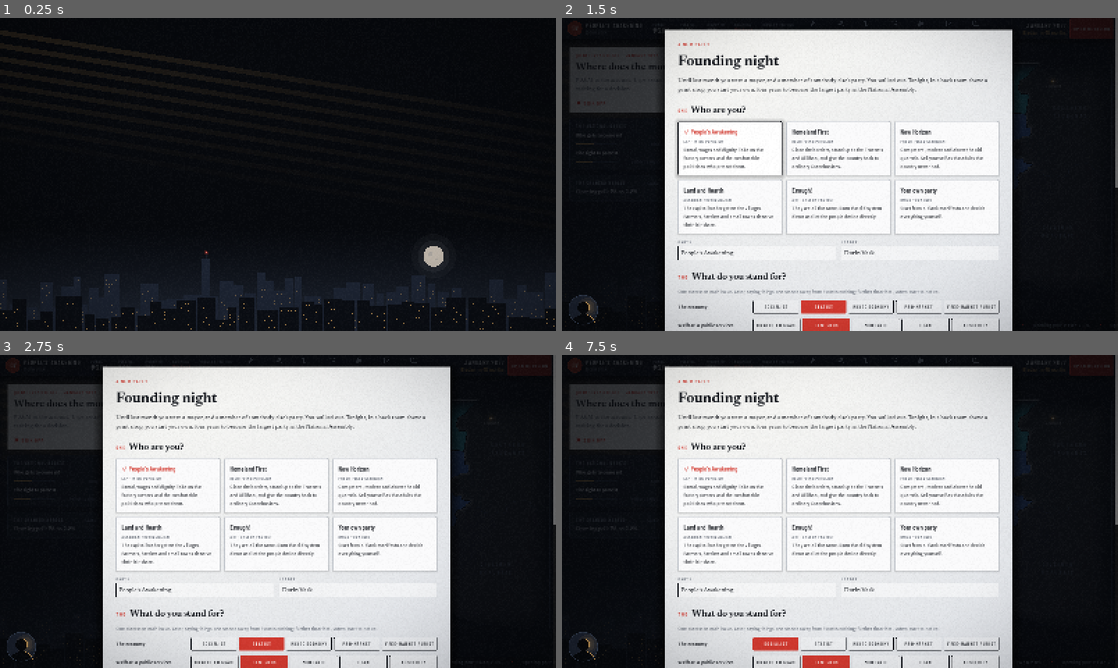
Above: before the commit, frames 1-4 (two rows, left to right).
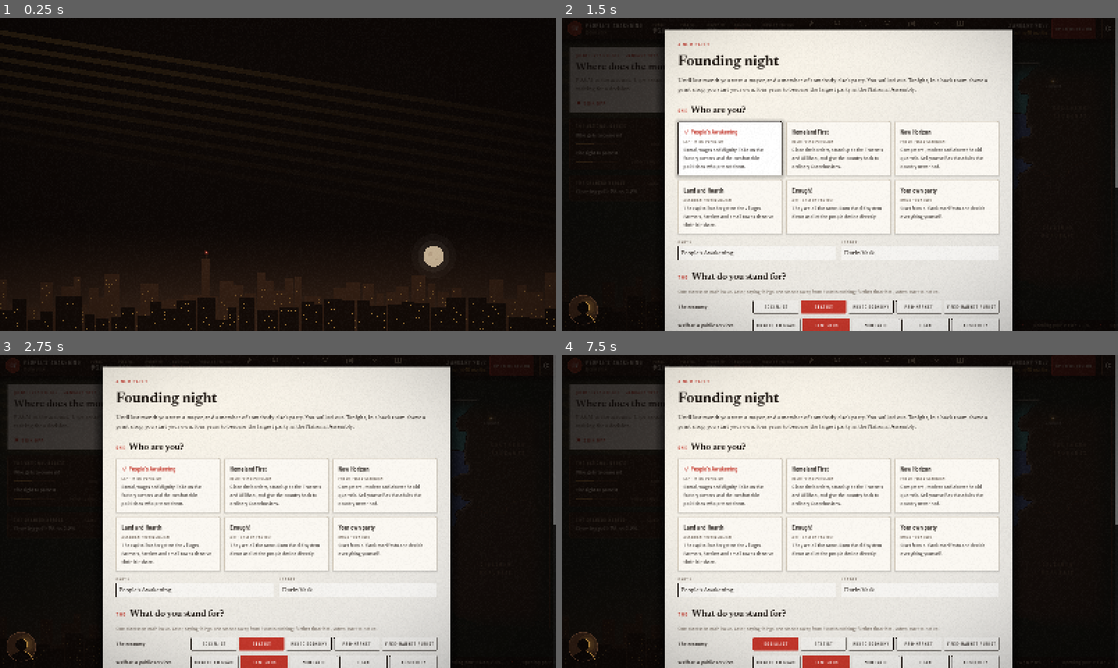
Above: after the commit, the same moments.

Repository: Hattakal/Cranebonistan
Game: Godot game, scene res://scenes/main.tscn
Two runs of this game, one before a commit and one after it. Both use one fixed random seed, a clock stepped at 60 frames per second and the inputs below.
Inputs (mouse positions are in pixels of both pictures, inside the frame that each line leads up to):
- Up to frame 1 (0.25 s): no input
- Up to frame 2 (1.5 s): click "DEBATES" at 0.5 s; tap Enter at 1.25 s; drag from (673, 183) to (895, 105) at 1.27 s
- Up to frame 3 (2.75 s): click "ELECTORATE" at 2 s
- Up to frame 4 (7.5 s): click "PLATFORM" at 2.75 s; click "COUNTRY" at 3.5 s; click "MEDIA" at 4.25 s; click "PARTIES" at 5 s; click "DIARY" at 5.75 s; click "OPEN DECISION" at 6.5 s; click "SOCIALIST" at 7.25 s

The runs differ from the first frame. In frame 1, 4.5% of the frame differs, in the area x 1-100%, y 75-100%; in frame 2, 0.2%; in frame 3, 0.2%; in frame 4, 0.2%.

Commit message:
Options menu, and the warm study scheme as the default
- A gear at the right of the top bar opens Options: colour scheme
  (study or night), text size, film grain, window or full screen,
  volume. Saved in user://settings.cfg (settings.gd). Changing the
  scheme or text size rebuilds the screen and reopens Options; the game
  carries on where it was.
- The study scheme (dark wood, bottle-green sea, warm white paper) is
  now the default; night stays as an option.
- The colour switch moved out of the cheat panel.

Co-Authored-By: Claude Opus 5.5 <noreply@anthropic.com>
Claude-Session: https://claude.ai/code/session_01A3BWf2zTWvenptguSw7Uxe

Diff:
--- /dev/null
+++ b/godot/assets/icons/settings.svg
@@ -0,0 +1,14 @@
+<svg
+  xmlns="http://www.w3.org/2000/svg"
+  width="48"
+  height="48"
+  viewBox="0 0 24 24"
+  fill="none"
+  stroke="#ffffff"
+  stroke-width="2"
+  stroke-linecap="round"
+  stroke-linejoin="round"
+>
+  <path d="M9.671 4.136a2.34 2.34 0 0 1 4.659 0 2.34 2.34 0 0 0 3.319 1.915 2.34 2.34 0 0 1 2.33 4.033 2.34 2.34 0 0 0 0 3.831 2.34 2.34 0 0 1-2.33 4.033 2.34 2.34 0 0 0-3.319 1.915 2.34 2.34 0 0 1-4.659 0 2.34 2.34 0 0 0-3.32-1.915 2.34 2.34 0 0 1-2.33-4.033 2.34 2.34 0 0 0 0-3.831A2.34 2.34 0 0 1 6.35 6.051a2.34 2.34 0 0 0 3.319-1.915" />
+  <circle cx="12" cy="12" r="3" />
+</svg>
--- a/godot/scripts/cheats.gd
+++ b/godot/scripts/cheats.gd
@@ -58,15 +58,6 @@
 	_status = Look.label("", "body", 12, Look.CREAM_DIM, true)
 	_status.custom_minimum_size.x = 380
 	_body.add_child(_status)
-	_head("Look (the whole colour scheme; the screen rebuilds)")
-	for pal in Look.PALETTES:
-		var b = Button.new()
-		b.text = ("● " if pal == Look.palette else "") + {"night": "Night: cold, steel", "study": "Study: warm, wood"}.get(pal, pal)
-		b.add_theme_font_size_override("font_size", Look.fs(12))
-		b.pressed.connect(func():
-			Look.save_choice(pal)
-			get_tree().reload_current_scene())
-		_body.add_child(b)
 	_head("Time (decisions on the way get the first answer)")
 	_row([["Next month", func(): _play_months(1)], ["+3 months", func(): _play_months(3)], ["+6 months", func(): _play_months(6)],
 		["+1 year", func(): _play_months(12)]])
--- a/godot/scripts/look.gd
+++ b/godot/scripts/look.gd
@@ -8,7 +8,8 @@
 extends RefCounted
 
 # ---------- Colours ----------
-# Two palettes, the same roles in each; use() picks one before the screens are built.
+# Two palettes, the same roles in each; use() picks one before the screens are built
+# (the player chooses in Options; "study" is the default).
 #  "night": the campaign office at night: cold blue-black, steel, white paper (the first pass).
 #  "study": the same office in an old building: warm dark wood and leather, a bottle-green
 #           sea on the map, warm white paper. The Knives Out to night's Glass Onion.
@@ -16,7 +17,7 @@
 	"night": {"N950": "06080c", "N900": "0a0d13", "N850": "0f131b", "N800": "141923", "N700": "1b2230", "N600": "273042",  …(401 unchanged characters)…
 	"study": {"N950": "0c0705", "N900": "130b07", "N850": "1a0f0a", "N800": "23150d", "N700": "301d12", "N600": "462b1b",  …(401 unchanged characters)…
 }
-static var palette := "night"
+static var palette := "study"
 # the night (backgrounds), from the deepest shadow up to a raised, hovered surface
 static var N950: Color
 static var N900: Color
@@ -59,12 +60,12 @@
 static var AMBER: Color
 
 static func _static_init() -> void:
-	use("night")
+	use("study")
 
 ## Switch palette. Screens read the colours when they are built, so rebuild after this
-## (the cheat panel reloads the scene).
+## (Options reloads the scene).
 static func use(name: String) -> void:
-	if not PALETTES.has(name): name = "night"
+	if not PALETTES.has(name): name = "study"
 	palette = name
 	var p: Dictionary = PALETTES[name]
 	N950 = Color(p.N950)
@@ -96,15 +97,6 @@
 	BORDER = Color(p.BORDER)
 	HEAD = TXT; CREAM = TXT; CREAM_DIM = DIM; BRASS = N500; BRASS_DIM = N600; T900 = N900; AMBER = LAMP
 
-## The palette chosen last time (user://look.txt), so a switch survives a restart.
-static func load_choice() -> void:
-	if FileAccess.file_exists("user://look.txt"):
-		use(FileAccess.get_file_as_string("user://look.txt").strip_edges())
-
-static func save_choice(name: String) -> void:
-	var f = FileAccess.open("user://look.txt", FileAccess.WRITE)
-	if f: f.store_string(name)
-	use(name)
 
 # ---------- Fonts ----------
 # display: Barlow Condensed (labels, numbers, buttons)     body: IBM Plex Sans Condensed
@@ -164,10 +156,12 @@
 
 # ---------- Builders ----------
 ## Small text reads better a little larger: every font size in the code goes through this.
+static var text_boost := 0   # the Options' "large text": added to every size
+
 static func fs(size: int) -> int:
-	if size <= 13: return size + 2
-	if size <= 16: return size + 1
-	return size
+	if size <= 13: return size + 2 + text_boost
+	if size <= 16: return size + 1 + text_boost
+	return size + text_boost
 
 ## Text on paper (ink by default).
 static func label(text: String, font_name := "body", size := 15, color := INK, wrap := false) -> Label:
--- a/godot/scripts/main.gd
+++ b/godot/scripts/main.gd
@@ -23,7 +23,7 @@
 
 func _ready() -> void:
 	G = Game
-	Look.load_choice()   # the colour scheme picked last time (cheat panel: Look)
+	Settings.load_all()   # the player's options: colour scheme, text size, grain, sound
 	if _args().has("look"): Look.use(_args().look)
 	_build()
 	var args = _args()
@@ -41,7 +41,77 @@
 		S = G.new_game({"partyName": "People's Awakening", "leaderName": "Dorin Vask"})
 		render()
 		_founding_sheet()
-		_title_card()
+		if not Settings.reopen: _title_card()
+	if Settings.reopen:
+		Settings.reopen = false
+		_options_sheet()
+
+## Options: how the game looks and sounds (settings.gd). A change of colour scheme or text
+## size rebuilds the screen; the game itself carries on where it was.
+func _options_sheet() -> void:
+	var p = _paper(640, false)
+	_options_build(p)
+
+func _options_build(p: Paper) -> void:
+	p.clear()
+	p.kicker("Options")
+	p.heading("How the game looks", 34)
+	var rebuild = func(key, val):
+		Settings.set_value(key, val)
+		if S and not _founding: _save()
+		Settings.reopen = true
+		get_tree().reload_current_scene()
+	_option_row(p, "Colour scheme", "The whole screen. Study: an old office, dark wood and leather. Night: cold steel and glass.",
+		[["Study", "study"], ["Night", "night"]], "look", rebuild)
+	_option_row(p, "Text size", "Every word in the game, a little bigger.", [["Normal", "normal"], ["Large", "large"]], "text", rebuild)
+	_option_row(p, "Film grain", "A little grain and darker corners over everything.", [["On", true], ["Off", false]], "grain", func(k, val):
+		Settings.set_value(k, val)
+		_grain.visible = val
+		_options_build(p))
+	_option_row(p, "Window", "", [["Window", false], ["Full screen", true]], "fullscreen", func(k, val):
+		Settings.set_value(k, val)
+		_options_build(p))
+	p.step("Sound", "Volume")
+	var row = HBoxContainer.new()
+	row.add_theme_constant_override("separation", 12)
+	var sl = HSlider.new()
+	sl.min_value = 0; sl.max_value = 1; sl.step = 0.05
+	sl.value = float(Settings.get_value("volume"))
+	sl.size_flags_horizontal = Control.SIZE_EXPAND_FILL
+	sl.size_flags_vertical = Control.SIZE_SHRINK_CENTER
+	var pct = Look.label("%d%%" % Game.jround(sl.value * 100), "display_bold", 18, Look.INK)
+	pct.custom_minimum_size.x = 56
+	sl.value_changed.connect(func(x):
+		pct.text = "%d%%" % Game.jround(x * 100)
+		Settings.set_value("volume", x))
+	row.add_child(sl)
+	row.add_child(pct)
+	p.add(row)
+	p.small("For now that is Carlos's voice, when his lines are recorded.")
+	p.actions([p.button("Close", func(): p.close())])
+
+## One option: its name, a line about it, and a button per choice (the current one in red).
+func _option_row(p: Paper, title: String, note: String, choices: Array, key: String, cb: Callable) -> void:
+	p.rule(1, Look.LINE)
+	var h = HBoxContainer.new()
+	h.add_theme_constant_override("separation", 8)
+	var info = VBoxContainer.new()
+	info.size_flags_horizontal = Control.SIZE_EXPAND_FILL
+	info.add_theme_constant_override("separation", 0)
+	info.add_child(Look.label(title, "body_bold", 15, Look.INK))
+	if note != "": info.add_child(Look.label(note, "body", 12, Look.MUTED, true))
+	h.add_child(info)
+	for c in choices:
+		var on: bool = Settings.get_value(key) == c[1]
+		var val = c[1]
+		var b = p.button(c[0], func(): if not on: cb.call(key, val), false)
+		b.size_flags_vertical = Control.SIZE_SHRINK_CENTER
+		if on:   # the current choice is filled in ink (red stays for the button to press)
+			for st in ["normal", "hover", "pressed"]: b.add_theme_stylebox_override(st, Look.box(Look.INK, 2, Look.INK, 1, 0, 10))
+			for fc in ["font_color", "font_hover_color", "font_focus_color"]: b.add_theme_color_override(fc, Look.CARD)
+			b.mouse_default_cursor_shape = Control.CURSOR_ARROW
+		h.add_child(b)
+	p.add(h)
 
 ## The title, over the city at night, before a new party is founded. Any click or key moves on.
 func _title_card() -> void:
@@ -171,6 +241,8 @@
 	add_child(_advisor)
 	# over everything: film grain and darker corners
 	var grain = ColorRect.new()
+	grain.visible = Settings.get_value("grain")
+	_grain = grain
 	grain.material = Look.material("grain")
 	grain.set_anchors_and_offsets_preset(Control.PRESET_FULL_RECT)
 	grain.mouse_filter = Control.MOUSE_FILTER_IGNORE
@@ -238,9 +310,15 @@
 	var tsec = _section(time, 14)
 	(tsec.get_theme_stylebox("panel") as StyleBoxFlat).border_width_right = 0
 	h.add_child(tsec)
+	var opt = _speed_button("settings", "Options")
+	opt.pressed.connect(func(): _options_sheet())
+	var osec = _section(opt, 6)
+	(osec.get_theme_stylebox("panel") as StyleBoxFlat).border_width_right = 0
+	h.add_child(osec)
 	return _bar
 
 var _cheats   # the cheat panel (cheats.gd)
+var _grain: ColorRect   # film grain over everything (Options can switch it off)
 var _warned_month := -1   # the month we last reminded you about an unused trip or actions
 
 func _time_pressed(to_decision: bool) -> void:
@@ -301,7 +379,7 @@
 	b.add_theme_color_override("icon_hover_color", Look.HEAD)
 	b.add_theme_color_override("icon_pressed_color", Look.HEAD)
 	b.add_theme_color_override("icon_focus_color", Look.DIM)
-	b.custom_minimum_size.x = 78
+	b.custom_minimum_size.x = 70
 	b.mouse_default_cursor_shape = Control.CURSOR_POINTING_HAND
 	return b
 
@@ -1651,6 +1729,7 @@
 	if args.has("carlos"):
 		_advisor.say(args.carlos, true)
 	if args.has("title"): _title_card()
+	if args.has("options"): _options_sheet()
 	if args.has("build"):
 		for name in ["Cranebo", "Tarropolis", "Bayernal"]:
 			S.actionsLeft = 3; S.money = 9.0
--- /dev/null
+++ b/godot/scripts/settings.gd
@@ -0,0 +1,44 @@
+## settings.gd — the player's options, kept in user://settings.cfg between runs.
+## Read once at start (Settings.load_all() in main.gd); the Options sheet changes them.
+## Only how the game looks and sounds; nothing here changes the rules.
+class_name Settings
+extends RefCounted
+
+const PATH := "user://settings.cfg"
+const DEFAULTS := {
+	"look": "study",       # the colour scheme: Look.PALETTES
+	"grain": true,         # film grain and darker corners over the screen
+	"text": "normal",      # normal | large
+	"fullscreen": false,
+	"volume": 0.8,         # 0..1, everything (Carlos's voice for now)
+}
+static var values := DEFAULTS.duplicate()
+static var reopen := false   # open the Options sheet again after the screen rebuilds
+
+static func get_value(key: String) -> Variant:
+	return values.get(key, DEFAULTS.get(key))
+
+static func load_all() -> void:
+	var cf = ConfigFile.new()
+	if cf.load(PATH) == OK:
+		for k in DEFAULTS: values[k] = cf.get_value("options", k, DEFAULTS[k])
+	apply()
+
+static func set_value(key: String, v: Variant) -> void:
+	values[key] = v
+	var cf = ConfigFile.new()
+	for k in values: cf.set_value("options", k, values[k])
+	cf.save(PATH)
+	apply()
+
+## What can change without rebuilding the screen; the look and the text size need a
+## rebuild (main.gd reloads the scene).
+static func apply() -> void:
+	Look.use(str(get_value("look")))
+	Look.text_boost = 2 if get_value("text") == "large" else 0
+	var full: bool = get_value("fullscreen")
+	if DisplayServer.get_name() != "headless":
+		var mode = DisplayServer.window_get_mode()
+		if full and mode != DisplayServer.WINDOW_MODE_FULLSCREEN: DisplayServer.window_set_mode(DisplayServer.WINDOW_MODE_FULLSCREEN)
+		elif not full and mode == DisplayServer.WINDOW_MODE_FULLSCREEN: DisplayServer.window_set_mode(DisplayServer.WINDOW_MODE_MAXIMIZED)
+	AudioServer.set_bus_volume_db(0, linear_to_db(maxf(float(get_value("volume")), 0.0001)))
Not shown, added: godot/scripts/settings.gd.uid
Not shown, changed: CLAUDE.md
Not shown, changed: DESIGN.md
